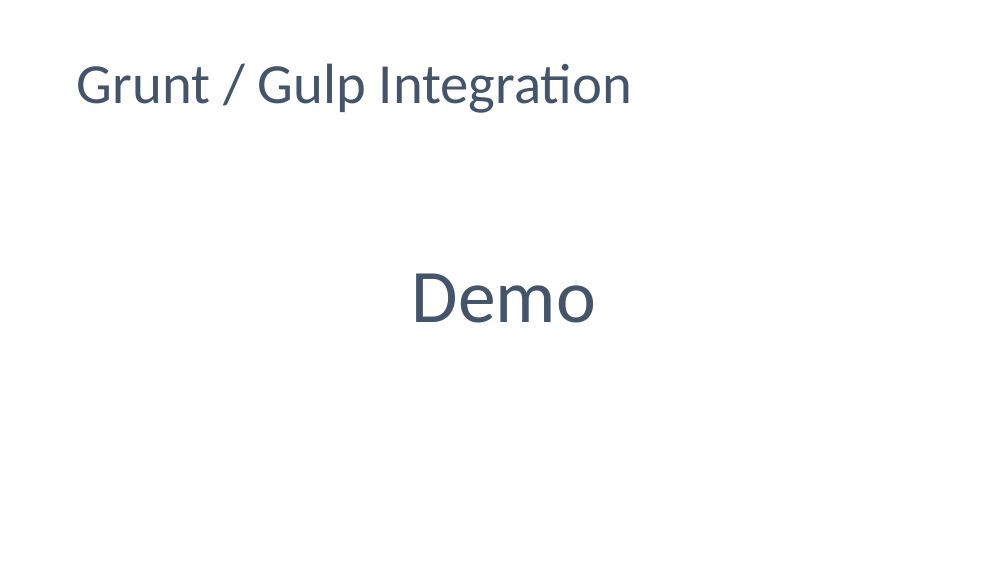
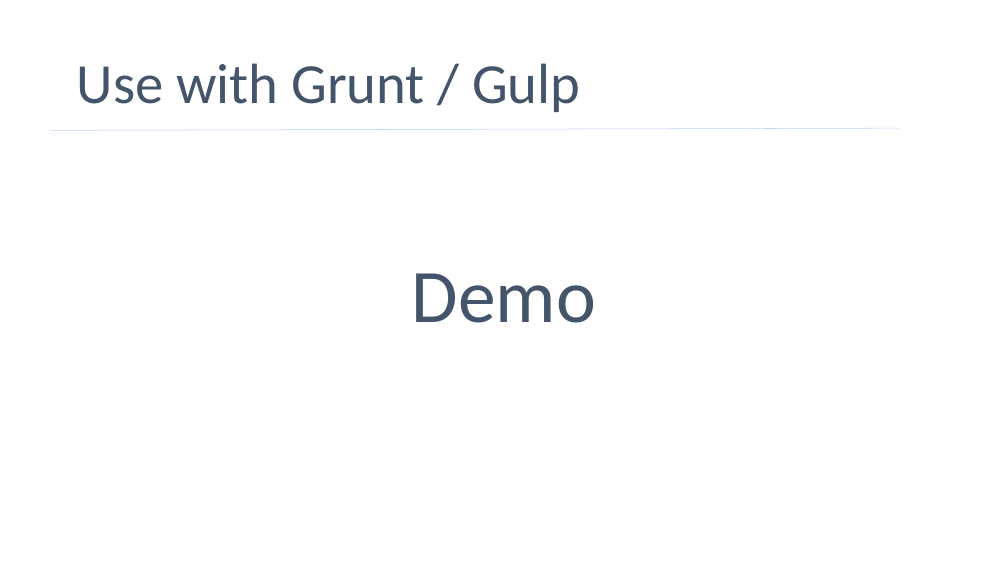
Before and after one commit to phillipskevin/karma-demo, a slide deck: slide 14 of karma-demo-slides.pptx. Drawn at 1008x567 pixels with LibreOffice and Linux fonts; fonts in the diff are those of the drawing. Boxes give left, top, right and bottom in pixels: in the first picture for what was removed or moved away, otherwise in the second. Text is boxed around its words. In the diff, an @@ line names an element or a change of style, - is before the commit and + after.

```diff
--- a/karma-demo-slides.pptx
+++ b/karma-demo-slides.pptx
@@ title at [77,63,580,112]: text changed @@
-Grunt / Gulp Integration
+Use with Grunt / Gulp
@@ line added from (49, 130) to (901, 129), #C2D8F8 0.5 pt @@
```
Also in this commit, not shown: 11 other slides changed.
